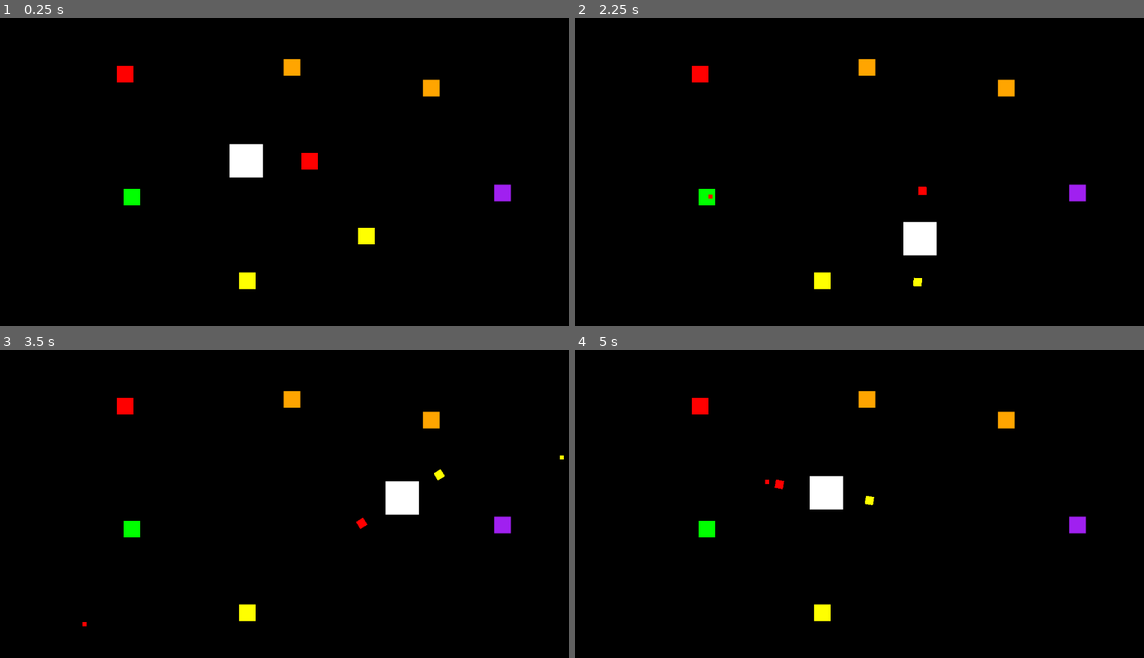
Above: before the commit, frames 1-4 (two rows, left to right).
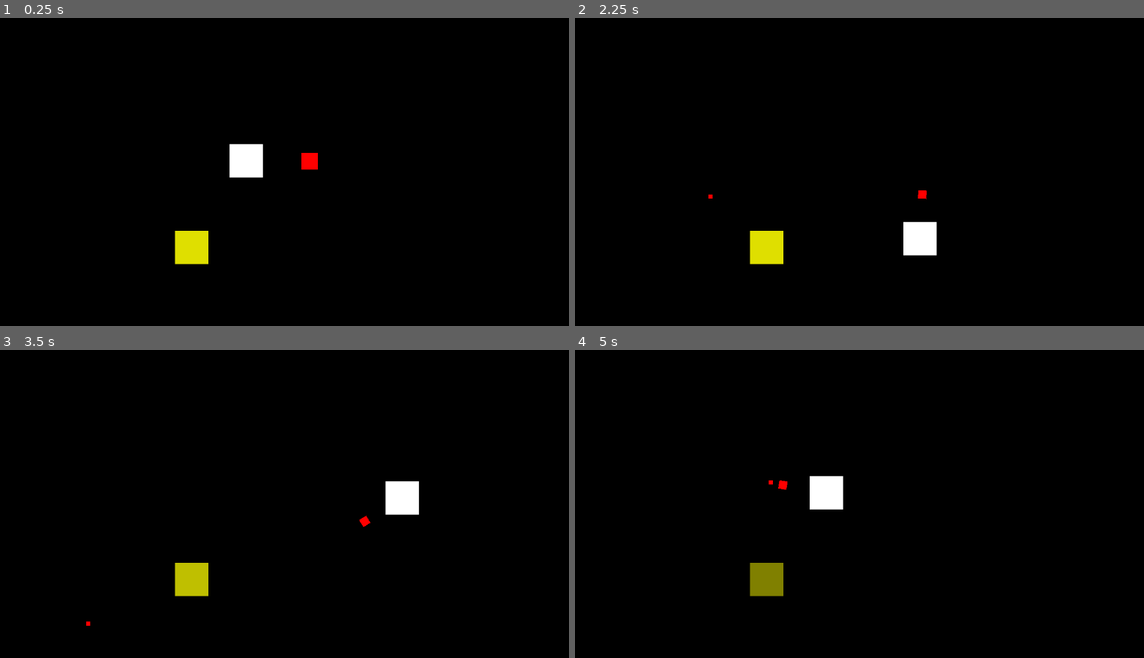
Above: after the commit, the same moments.

Repository: iguessfive/patch-notes-v1.0
Game: Godot game, scene res://main.tscn
The game is run twice, just before and just after one commit, with the same random seed, the same clock (stepped at 60 frames per second) and the same inputs.
Inputs (mouse positions are in pixels of both pictures, inside the frame that each line leads up to):
- Up to frame 1 (0.25 s): no input
- Up to frame 2 (2.25 s): move the mouse to (996, 168) at 0.52 s; hold D 0.53-1.28 s; move the mouse to (745, 202) at 1.27 s; hold S 1.28-2.03 s; move the mouse to (927, 113) at 2.02 s; hold D from 2.03 s (still down)
- Up to frame 3 (3.5 s): move the mouse to (261, 584) at 2.77 s; release D at 2.78 s; hold W from 2.78 s (still down)
- Up to frame 4 (5 s): move the mouse to (1047, 568) at 3.52 s; release W at 3.53 s; hold A from 3.53 s (still down); move the mouse to (688, 467) at 4.27 s

The runs differ from the first frame. In frame 1, 1.8% of the frame differs, in the area x 20-90%, y 13-89%; in frame 2, 1.7%; in frame 3, 1.8%; in frame 4, 1.8%.

Commit message:
capped bullet distance and ai setup

Diff:
--- a/main.tscn
+++ b/main.tscn
@@ -1,17 +1,14 @@
-[gd_scene load_steps=9 format=3 uid="uid://ddyxb652jax2q"]
+[gd_scene load_steps=8 format=3 uid="uid://ddyxb652jax2q"]
 
 [ext_resource type="Script" uid="uid://cj0ulsldv2dco" path="res://scripts/player.gd" id="1_0xm2m"]
 [ext_resource type="Texture2D" uid="uid://cu2ab7bp1uxvh" path="res://assets/white_1x1.png" id="1_ig7tw"]
 [ext_resource type="Script" uid="uid://mlpawikwxc4e" path="res://scripts/item_manager.gd" id="3_1bvp3"]
-[ext_resource type="Script" uid="uid://btvpmmw1w7w0v" path="res://scripts/pickup.gd" id="3_h2yge"]
 [ext_resource type="PackedScene" uid="uid://brekvrl65k65t" path="res://scenes/pickup.tscn" id="5_7mycd"]
 [ext_resource type="Script" uid="uid://bqni57kmj7n82" path="res://scripts/weapon.gd" id="5_272bh"]
+[ext_resource type="Script" uid="uid://fvwvnsrsqowf" path="res://scripts/mob.gd" id="6_7mycd"]
 
 [sub_resource type="CircleShape2D" id="CircleShape2D_lquwl"]
 radius = 32.0156
-
-[sub_resource type="CircleShape2D" id="CircleShape2D_1bvp3"]
-radius = 16.1245
 
 [node name="Main" type="Node2D"]
 
@@ -47,109 +44,14 @@
 position = Vector2(610, 276)
 item = ExtResource("5_272bh")
 
-[node name="Pickup2" type="Area2D" parent="."]
-position = Vector2(268, 345)
-script = ExtResource("3_h2yge")
-item = ExtResource("5_272bh")
+[node name="Mob" type="CharacterBody2D" parent="."]
+position = Vector2(383, 442)
+script = ExtResource("6_7mycd")
 
-[node name="Sprite2D" type="Sprite2D" parent="Pickup2"]
-modulate = Color(0, 1, 1, 1)
-scale = Vector2(32, 32)
+[node name="Sprite2D" type="Sprite2D" parent="Mob"]
+modulate = Color(1, 1, 0, 1)
+scale = Vector2(64, 64)
 texture = ExtResource("1_ig7tw")
 metadata/_edit_lock_ = true
 
-[node name="CollisionShape2D" type="CollisionShape2D" parent="Pickup2"]
-shape = SubResource("CircleShape2D_1bvp3")
-metadata/_edit_lock_ = true
-
-[node name="Pickup3" type="Area2D" parent="."]
-position = Vector2(719, 420)
-script = ExtResource("3_h2yge")
-item = ExtResource("5_272bh")
-
-[node name="Sprite2D" type="Sprite2D" parent="Pickup3"]
-modulate = Color(0, 1, 1, 1)
-scale = Vector2(32, 32)
-texture = ExtResource("1_ig7tw")
-metadata/_edit_lock_ = true
-
-[node name="CollisionShape2D" type="CollisionShape2D" parent="Pickup3"]
-shape = SubResource("CircleShape2D_1bvp3")
-metadata/_edit_lock_ = true
-
-[node name="Pickup4" type="Area2D" parent="."]
-position = Vector2(844, 135)
-script = ExtResource("3_h2yge")
-item = ExtResource("5_272bh")
-
-[node name="Sprite2D" type="Sprite2D" parent="Pickup4"]
-modulate = Color(0, 1, 1, 1)
-scale = Vector2(32, 32)
-texture = ExtResource("1_ig7tw")
-metadata/_edit_lock_ = true
-
-[node name="CollisionShape2D" type="CollisionShape2D" parent="Pickup4"]
-shape = SubResource("CircleShape2D_1bvp3")
-metadata/_edit_lock_ = true
-
-[node name="Pickup5" type="Area2D" parent="."]
-position = Vector2(255, 108)
-script = ExtResource("3_h2yge")
-item = ExtResource("5_272bh")
-
-[node name="Sprite2D" type="Sprite2D" parent="Pickup5"]
-modulate = Color(0, 1, 1, 1)
-scale = Vector2(32, 32)
-texture = ExtResource("1_ig7tw")
-metadata/_edit_lock_ = true
-
-[node name="CollisionShape2D" type="CollisionShape2D" parent="Pickup5"]
-shape = SubResource("CircleShape2D_1bvp3")
-metadata/_edit_lock_ = true
-
-[node name="Pickup6" type="Area2D" parent="."]
-position = Vector2(490, 506)
-script = ExtResource("3_h2yge")
-item = ExtResource("5_272bh")
-
-[node name="Sprite2D" type="Sprite2D" parent="Pickup6"]
-modulate = Color(0, 1, 1, 1)
-scale = Vector2(32, 32)
-texture = ExtResource("1_ig7tw")
-metadata/_edit_lock_ = true
-
-[node name="CollisionShape2D" type="CollisionShape2D" parent="Pickup6"]
-shape = SubResource("CircleShape2D_1bvp3")
-metadata/_edit_lock_ = true
-
-[node name="Pickup7" type="Area2D" parent="."]
-position = Vector2(981, 337)
-script = ExtResource("3_h2yge")
-item = ExtResource("5_272bh")
-
-[node name="Sprite2D" type="Sprite2D" parent="Pickup7"]
-modulate = Color(0, 1, 1, 1)
-scale = Vector2(32, 32)
-texture = ExtResource("1_ig7tw")
-metadata/_edit_lock_ = true
-
-[node name="CollisionShape2D" type="CollisionShape2D" parent="Pickup7"]
-shape = SubResource("CircleShape2D_1bvp3")
-metadata/_edit_lock_ = true
-
-[node name="Pickup8" type="Area2D" parent="."]
-position = Vector2(576, 95)
-script = ExtResource("3_h2yge")
-item = ExtResource("5_272bh")
-
-[node name="Sprite2D" type="Sprite2D" parent="Pickup8"]
-modulate = Color(0, 1, 1, 1)
-scale = Vector2(32, 32)
-texture = ExtResource("1_ig7tw")
-metadata/_edit_lock_ = true
-
-[node name="CollisionShape2D" type="CollisionShape2D" parent="Pickup8"]
-shape = SubResource("CircleShape2D_1bvp3")
-metadata/_edit_lock_ = true
-
 [connection signal="area_entered" from="Player/ItemManager" to="Player/ItemManager" method="_on_area_entered"]
--- /dev/null
+++ b/scripts/bool_flag.gd
@@ -0,0 +1,22 @@
+class_name BoolFlag extends RefCounted
+
+var bits := 0
+
+func set_flag(flag: int, enabled: bool) -> void:
+	if enabled:
+		bits |= flag
+	else:
+		bits &= ~flag
+
+func set_flags(flags: Array, enabled: bool) -> void:
+	for flag in flags:
+		set_flag(flag, enabled)
+
+func is_flag_set(flag: int) -> bool:
+	return (bits & flag) != 0
+
+func are_flags_set(flags: Array) -> bool:
+	for flag in flags:
+		if not is_flag_set(flag):
+			return false
+	return true
--- a/scripts/bullet.gd
+++ b/scripts/bullet.gd
@@ -2,8 +2,18 @@
 
 var speed: float = 600.0
 var direction := Vector2.RIGHT
+var distance_max: float = 1000.0
+
+var distance_traveled: float = 0.0
 
 @onready var sprite = get_node("Sprite2D")
 
 func _physics_process(delta: float) -> void:
 	position += speed * direction * delta
+
+	distance_traveled += speed * delta
+	if distance_traveled > distance_max:
+		destroy()
+
+func destroy() -> void:
+	queue_free()
--- /dev/null
+++ b/scripts/callable_state_machine.gd
@@ -0,0 +1,60 @@
+class_name CallableStateMachine extends RefCounted
+
+enum {
+	ENTER,
+	UPDATE,
+	EXIT
+}
+
+var state_collection: Dictionary[Variant, Dictionary] = {}
+var active_state: Variant
+
+func add_state(
+	state_name: Variant,
+	enter_state_callable: Callable,
+	update_state_callable: Callable,
+	exit_state_callable: Callable
+) -> void:
+	var state_data: Dictionary[int, Callable] = {
+		ENTER: enter_state_callable,
+		UPDATE: update_state_callable,
+		EXIT: exit_state_callable
+	}
+	state_collection[state_name] = state_data
+
+
+func set_initial_state(state_name: Variant) -> void:
+	if state_collection.has(state_name):
+		_set_state(state_name)
+	else:
+		push_warning("No state with name " + state_name)
+
+
+func update() -> void:
+	if (
+		active_state != null
+		and state_collection.has(active_state)
+		and state_collection[active_state][UPDATE] != Callable()
+	):
+		(state_collection[active_state][UPDATE]).call()
+
+
+func change_state(state_name: Variant) -> void:
+	if state_collection.has(state_name):
+		_set_state.call_deferred(state_name)
+	else:
+		push_warning("No state with name " + state_name)
+
+
+# Internal
+func _set_state(state_name: Variant) -> void:
+	if active_state != null:
+		var exit_callable = state_collection[active_state][EXIT]
+		if !exit_callable.is_null():
+			exit_callable.call()
+
+	active_state = state_name
+
+	var enter_callable = state_collection[active_state][ENTER]
+	if !enter_callable.is_null():
+		enter_callable.call()
--- /dev/null
+++ b/scripts/mob.gd
@@ -0,0 +1,32 @@
+extends CharacterBody2D
+
+enum State {
+	IDLE
+}
+
+var state_machine = CallableStateMachine.new()
+var state_flag = BoolFlag.new()
+
+func _ready() -> void:
+	# Config States
+	state_machine.add_state(State.IDLE, _on_idle_enter, _on_idle_update, Callable())
+
+	state_machine.set_initial_state(State.IDLE)
+
+@warning_ignore("unused_parameter")
+func _process(delta: float) -> void:
+	state_machine.update()
+
+func _on_idle_enter() -> void:
+	idle_anim()
+
+func _on_idle_update() -> void:
+	print(get_tree().get_first_node_in_group("player"))
+	print("idling")
+
+func idle_anim() -> void:
+	var tween = create_tween()
+	tween.tween_property($Sprite2D, "modulate:a", 0.5, 1)
+	tween.tween_property($Sprite2D, "modulate:a", 1, 1)
+	tween.set_ease(Tween.EASE_OUT)
+	tween.set_loops()
--- a/scripts/player.gd
+++ b/scripts/player.gd
@@ -1,4 +1,7 @@
 extends CharacterBody2D
+
+func _init() -> void:
+	add_to_group("player")
 
 @warning_ignore("unused_parameter")
 func _process(delta: float) -> void:
--- a/scripts/weapon_resource.gd
+++ b/scripts/weapon_resource.gd
@@ -1,7 +1,7 @@
 extends Resource
 
-@export var bullet_speed: float = 1000.0 # in pixels per second
-@export var fire_rate: float = 1.0
+@export var bullet_speed: float = 1000.0 # pixels per second
+@export var fire_rate: float = 1.0 # bullet per second
 
 # @export var reload_time: float
 # @export var damage: float
Not shown, added: scripts/Agent.gd.uid
Not shown, added: scripts/bool_flag.gd.uid
Not shown, added: scripts/callable_state_machine.gd.uid
Not shown, added: scripts/entity.gd.uid
Not shown, added: scripts/head.gd.uid
Not shown, added: scripts/mob.gd.uid
